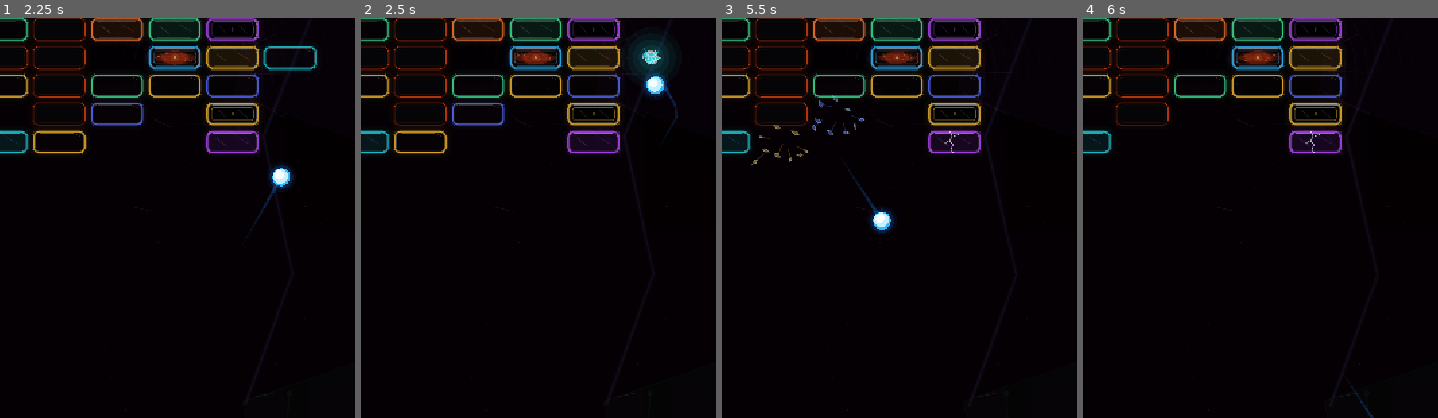
Above: before the commit, frames 1-4 (left to right).
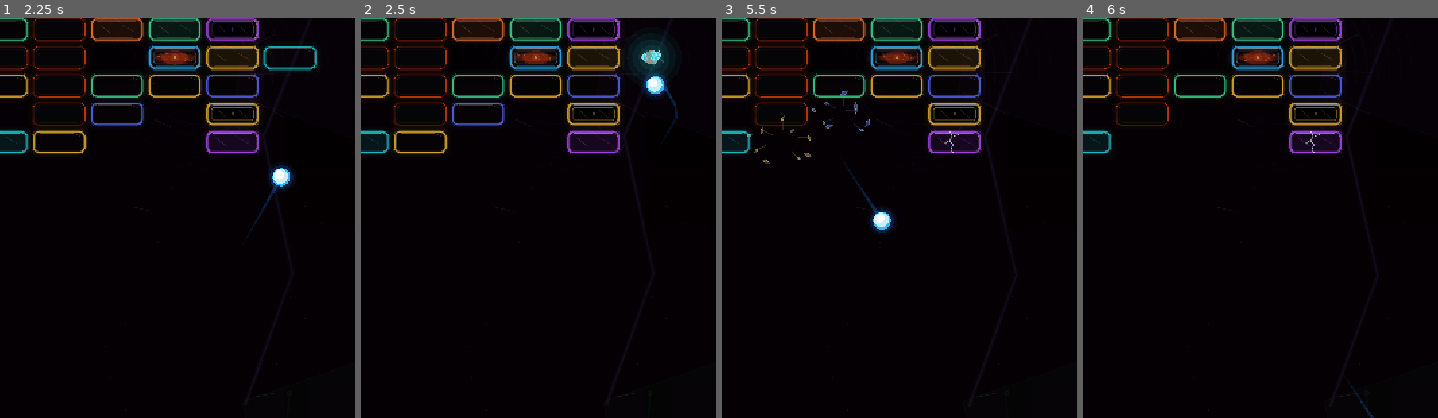
Above: after the commit, the same moments.

Repository: Ardarik421/arkanoid
Game: Godot game, scene res://scenes/main_menu.tscn
Two runs of this game, one before a commit and one after it. Both use one fixed random seed, a clock stepped at 60 frames per second and the inputs below.
Inputs (mouse positions are % of the whole screen's width and height, from its top left):
- Up to frame 1 (2.25 s): click "НОВАЯ ИГРА" at 0.5 s; tap Enter at 1.25 s; move the mouse to (72, 45) at 1.27 s; hold D (move_right) 1.28-2.03 s; tap Space (launch_ball) at 1.35, 2.1 s; move the mouse to (30, 55) at 2.02 s; hold A (move_left) from 2.03 s (still down)
- Up to frame 2 (2.5 s): keep holding A (move_left)
- Up to frame 3 (5.5 s): move the mouse to (60, 28) at 2.77 s; release A (move_left) at 2.78 s; hold D (move_right) 2.78-4.28 s; tap Space (launch_ball) at 2.85, 3.6, 4.25, 4.35, 5.1 s; move the mouse to (45, 70) at 3.52 s; move the mouse to (80, 65) at 4.27 s; hold A (move_left) from 4.28 s (still down); move the mouse to (20, 35) at 5.02 s
- Up to frame 4 (6 s): keep holding A (move_left); move the mouse to (55, 50) at 5.77 s; tap Space (launch_ball) at 5.85 s
The pictures show only the part of the screen within x 50-100%, y 18-68%; the shares and areas given below are measured in that part.

Frame 1 is identical in both runs. In frame 2, 0.1% of the frame differs, in the area x 78-86%, y 7-12%; in frame 3, 0.6%, in the area x 7-42%, y 18-37%; in frame 4, nothing differs.

Commit message:
Добавил варианты разлета осколков

Diff:
--- a/scenes/brick_burst.gd
+++ b/scenes/brick_burst.gd
@@ -5,26 +5,58 @@
 var particles: Array[Dictionary] = []
 var flash_color: Color = Color(0.35, 0.78, 1.0)
 var flash_radius: float = 14.0
+var burst_variant: int = 0
 
 func setup(effect_color: Color):
 	flash_color = effect_color
-	var directions = [
-		Vector2(-1.0, -0.45), Vector2(-0.72, 0.15), Vector2(-0.45, 0.72),
-		Vector2(0.0, -0.9), Vector2(0.28, 0.78), Vector2(0.62, -0.55),
-		Vector2(0.88, 0.18), Vector2(1.0, 0.62), Vector2(-0.95, 0.58)
-	]
+	burst_variant = randi_range(0, 2)
 
-	for i in range(directions.size()):
-		var direction = directions[i].normalized()
+	for i in range(9):
+		var direction = _get_direction(i, burst_variant).normalized()
 		particles.append({
 			"offset": Vector2(randf_range(-7.0, 7.0), randf_range(-4.0, 4.0)),
-			"velocity": direction * randf_range(75.0, 165.0),
+			"velocity": direction * _get_speed(burst_variant),
 			"size": randf_range(2.2, 5.0),
 			"rotation": randf_range(0.0, TAU),
 			"spin": randf_range(-8.0, 8.0)
 		})
 
 	queue_redraw()
+
+func _get_direction(index: int, variant: int) -> Vector2:
+	match variant:
+		0:
+			var directions = [
+				Vector2(-1.0, -0.45), Vector2(-0.72, 0.15), Vector2(-0.45, 0.72),
+				Vector2(0.0, -0.9), Vector2(0.28, 0.78), Vector2(0.62, -0.55),
+				Vector2(0.88, 0.18), Vector2(1.0, 0.62), Vector2(-0.95, 0.58)
+			]
+			return directions[index]
+
+		1:
+			var x_values = [-1.0, -0.78, -0.55, -0.28, 0.0, 0.28, 0.55, 0.78, 1.0]
+			var x = float(x_values[index])
+			return Vector2(x, randf_range(-1.25, -0.55))
+
+		2:
+			var side = -1.0 if index < 4 else 1.0
+			if index == 4:
+				return Vector2(randf_range(-0.18, 0.18), -1.0)
+			var spread_index = index if index < 4 else index - 5
+			var y_values = [-0.82, -0.28, 0.22, 0.72]
+			return Vector2(side * randf_range(0.82, 1.18), float(y_values[spread_index]))
+
+	return Vector2.UP
+
+func _get_speed(variant: int) -> float:
+	match variant:
+		0:
+			return randf_range(75.0, 165.0)
+		1:
+			return randf_range(95.0, 180.0)
+		2:
+			return randf_range(90.0, 175.0)
+	return 120.0
 
 func _process(delta):
 	age += delta
